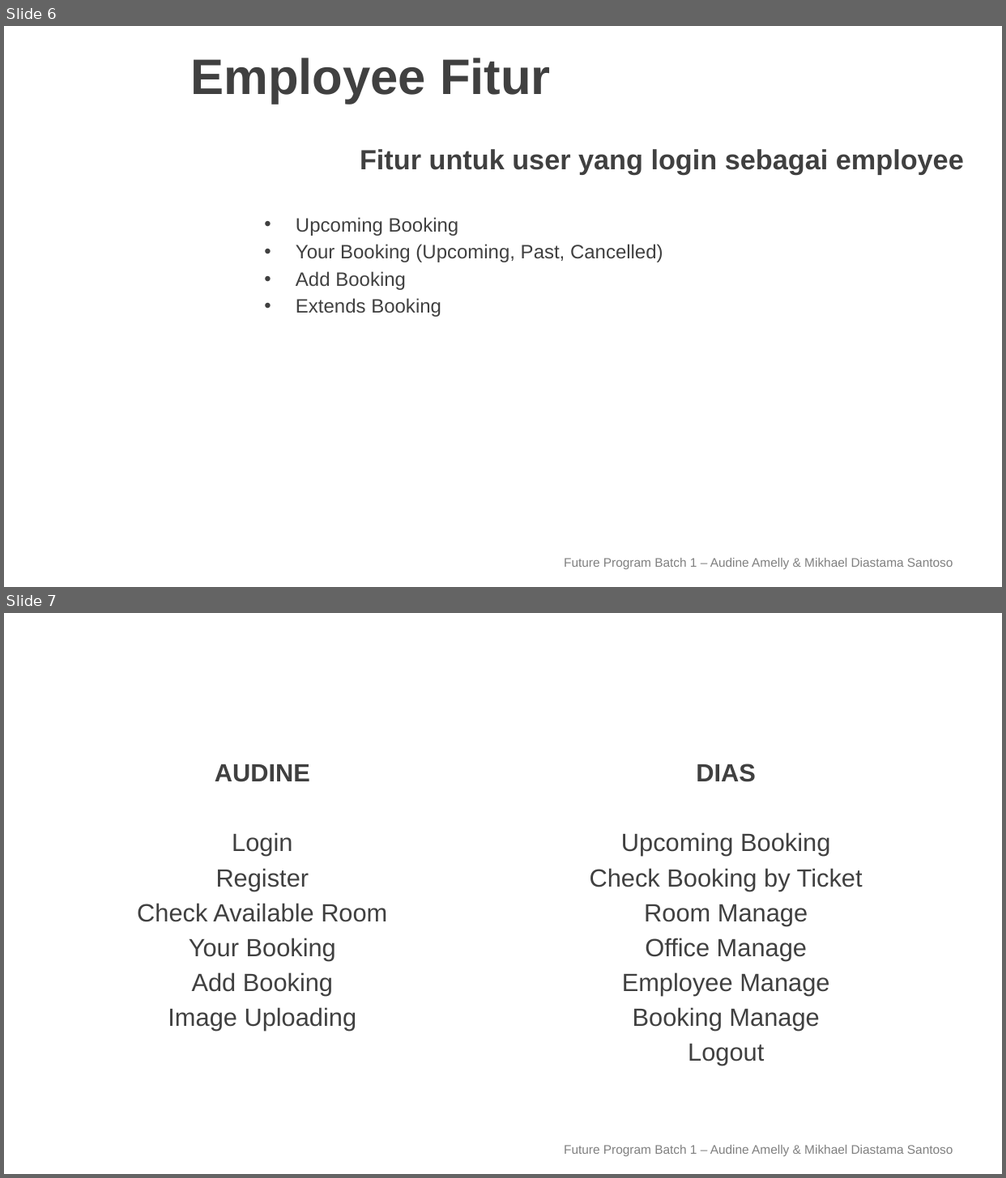
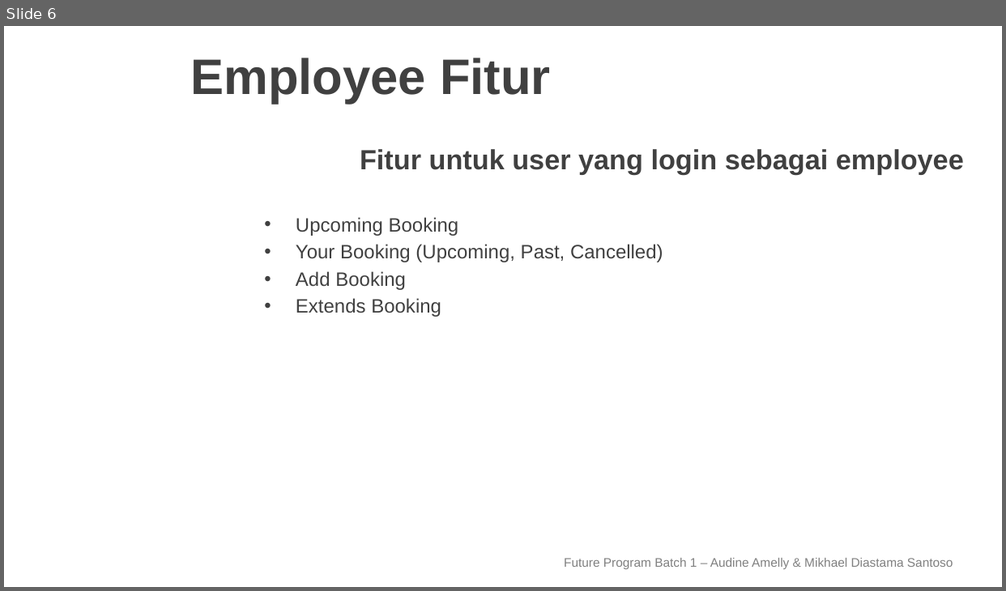
Before and after one commit to diasantoso/blibli-project, a slide deck: PPT Final Test.pptx. Shown one above the other, each under a label of ours: slides 6 and 7 before the commit, slide 6 after it. The pictures are 1006x1178 and 1006x591 pixels, drawn with LibreOffice and Linux fonts; fonts in the diff are those of the drawing; background and template pictures are left out. Boxes give left, top, right and bottom in pixels: in the first picture for what was removed or moved away, otherwise in the second. Text is boxed around its words. In the diff, an @@ line names an element or a change of style, - is before the commit and + after.

```diff
--- a/PPT Final Test.pptx
+++ b/PPT Final Test.pptx
@@ slide 7 removed at [4,613,1002,1174], background picture (left out) @@
@@ title removed at [47,613,1002,710] @@
-Penanggung Jawab Fitur
@@ text removed at [137,764,387,1031] @@
-AUDINE
-Login
-Register
-Check Available Room
-Your Booking
-Add Booking
-Image Uploading
@@ text removed at [590,764,863,1066] @@
-DIAS
-Upcoming Booking
-Check Booking by Ticket
-Room Manage
-Office Manage
-Employee Manage
-Booking Manage
-Logout
@@ text removed at [564,1145,953,1157] @@
-Future Program Batch 1 – Audine Amelly & Mikhael Diastama Santoso
```
Also in this commit, not shown: 1 slide changed.
